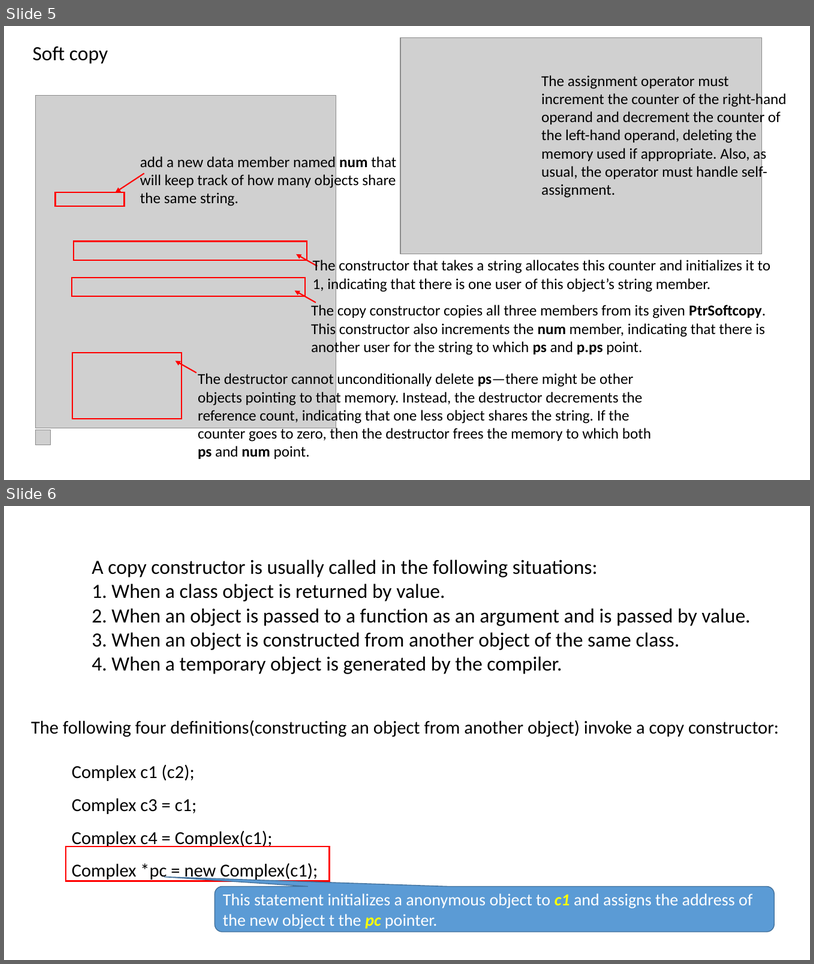
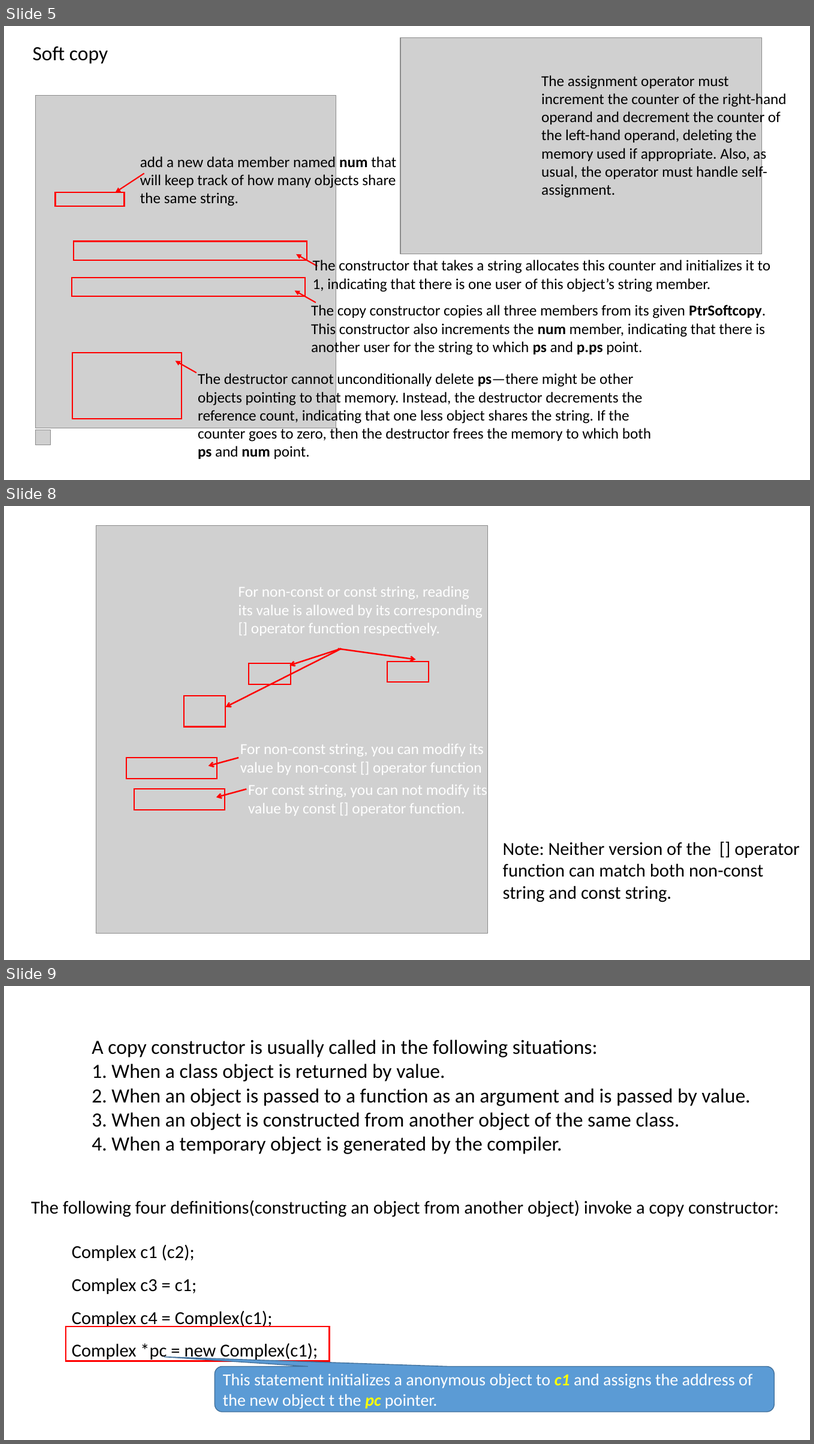
Before and after one commit to ShiqiYu/CPP, a slide deck: week11/Lab11.pptx. Shown one above the other, each under a label of ours: slides 5 and 6 before the commit, slides 5, 8 and 9 after it; the slides between them are not shown. The pictures are 814x964 and 814x1444 pixels, drawn with LibreOffice and Linux fonts; fonts in the diff are those of the drawing; grey boxes stand for pictures; background and template pictures are left out. Boxes give left, top, right and bottom in pixels: in the first picture for what was removed or moved away, otherwise in the second. Text is boxed around its words. In the diff, an @@ line names an element or a change of style, - is before the commit and + after.

```diff
--- a/week11/Lab11.pptx
+++ b/week11/Lab11.pptx
@@ slide 8 added at <box>4,506,810,960</box>, background #FFFFFF @@
@@ picture added at <box>96,525,488,933</box> @@
@@ group added at <box>183,586,483,727</box>: 3 rectangles, 3 arrows, 1 text @@
+For non-const or const string, reading
+its value is allowed by its corresponding
+[] operator function respectively.
@@ rectangle added at <box>126,757,217,778</box>, outline #FF0000 1.5 pt @@
@@ arrow added from (239, 757) to (209, 766), #FF0000 1.75 pt @@
@@ text added at <box>240,744,483,775</box>, 18.1 pt, text #FFFFFF @@
+For non-const string, you can modify its
+value by non-const [] operator function
@@ rectangle added at <box>134,789,225,810</box>, outline #FF0000 1.5 pt @@
@@ arrow added from (246, 789) to (216, 797), #FF0000 1.75 pt @@
@@ text added at <box>248,784,488,816</box>, 18.1 pt, text #FFFFFF @@
+For const string, you can not modify its
+value by const [] operator function.
@@ text added at <box>503,841,800,902</box>, 21.8 pt, text #000000 @@
+Note: Neither version of the [] operator function can match both non-const string and const string.
@@ what was slide 6 is now slide 9 @@
```
Also in this commit, not shown: 1 slide changed, 2 other slides added, 1 other file.
